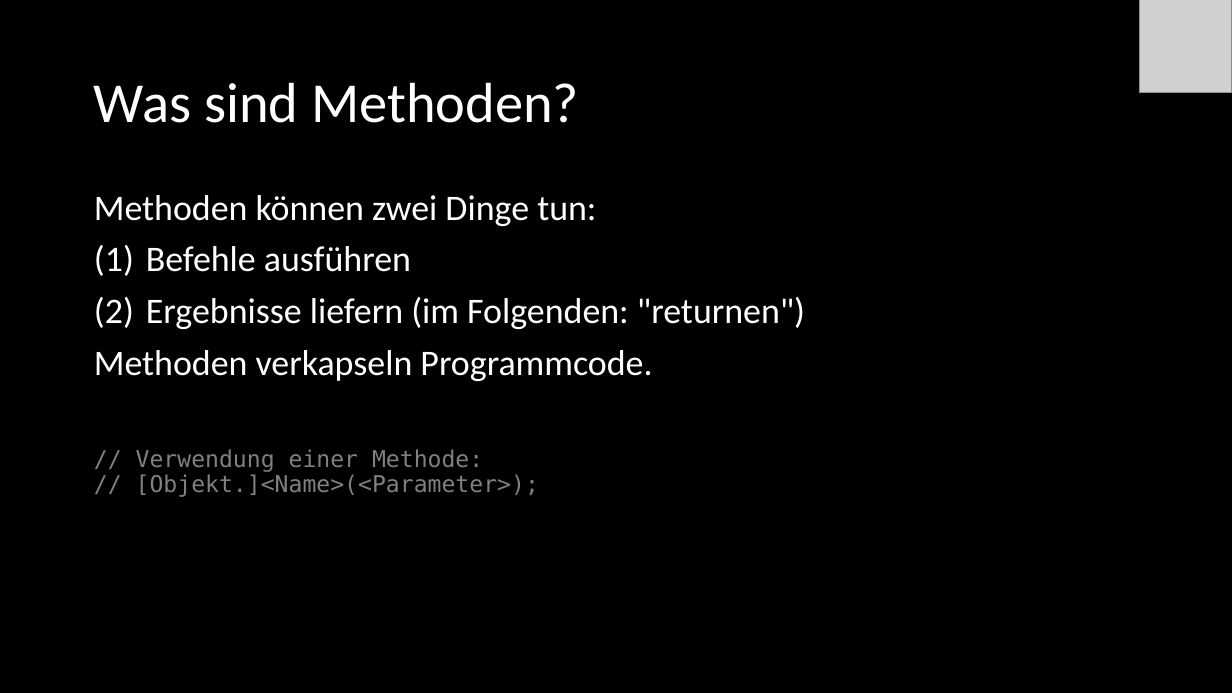
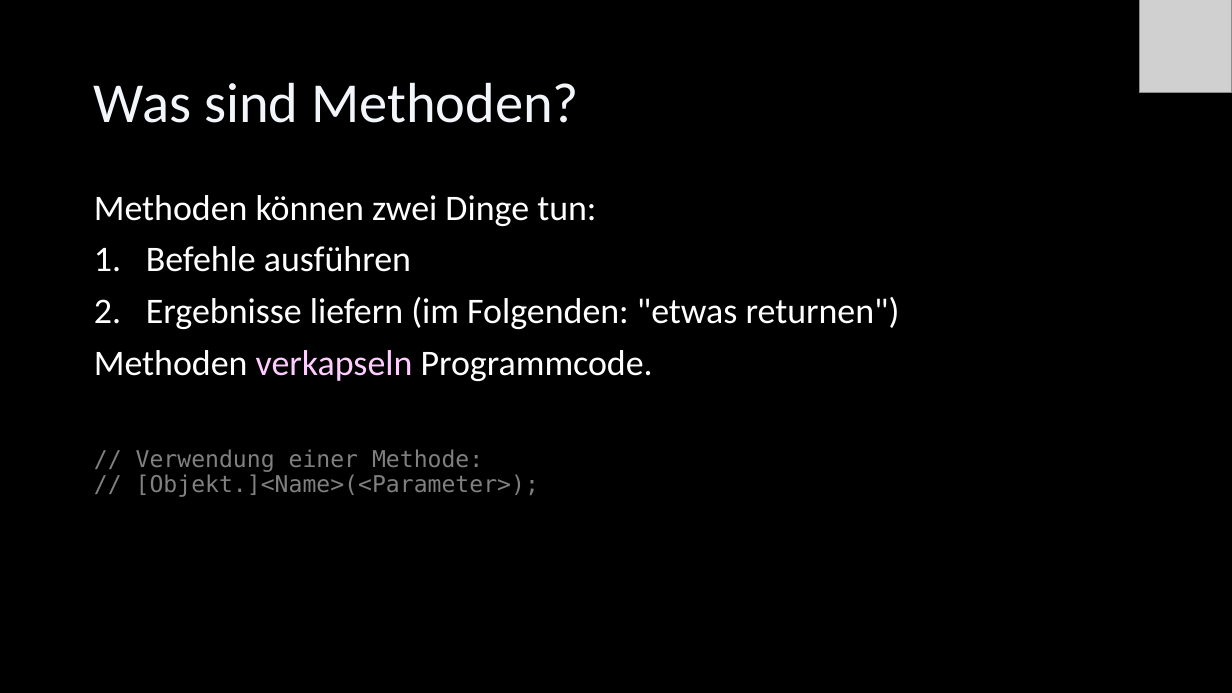
Before and after one commit to Cactusroot/Java, a slide deck: slide 16 of src/Java.pptx. Drawn at 1232x693 pixels with LibreOffice and Linux fonts; fonts in the diff are those of the drawing; grey boxes stand for pictures. Boxes give left, top, right and bottom in pixels: in the first picture for what was removed or moved away, otherwise in the second. Text is boxed around its words. In the diff, an @@ line names an element or a change of style, - is before the commit and + after.

```diff
--- a/src/Java.pptx
+++ b/src/Java.pptx
@@ text at [94,246,653,381]: text colour #FFFFFF to #FFCCFF in "verkapseln"; bullet (1) to 1. @@
@@ text at [146,297,900,329]: text changed @@
-(2) Ergebnisse liefern (im Folgenden: "returnen")
+2. Ergebnisse liefern (im Folgenden: "etwas returnen")
```
Also in this commit, not shown: 75 other slides changed, 3 slides added, 1 slide removed.
